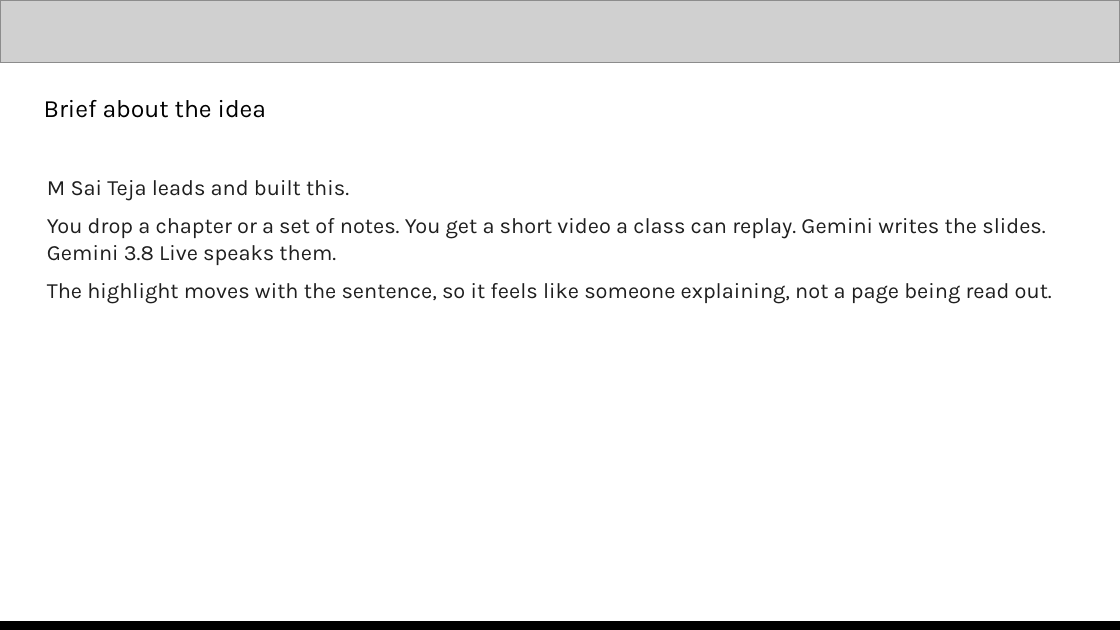
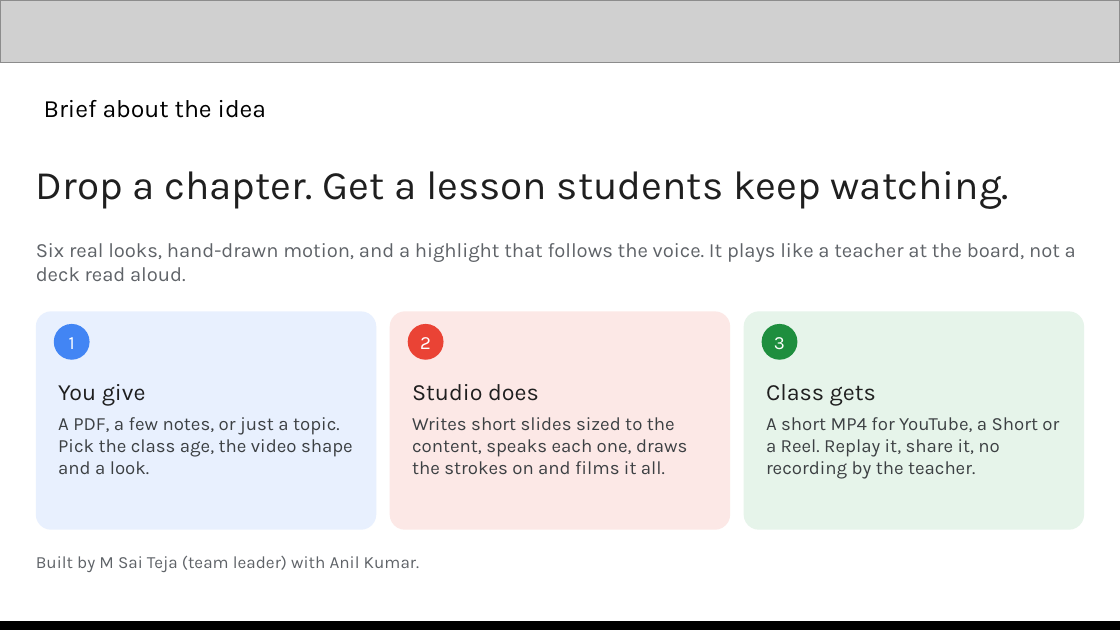
Before and after one commit to saitej123/Gemini-Multimodal-Studio, a slide deck: slide 3 of Template/Out/Multimodal Studio - AI Builder Cup.pptx. Drawn at 1120x630 pixels with LibreOffice and Linux fonts; fonts in the diff are those of the drawing; grey boxes stand for pictures. Boxes give left, top, right and bottom in pixels: in the first picture for what was removed or moved away, otherwise in the second. Text is boxed around its words. In the diff, an @@ line names an element or a change of style, - is before the commit and + after.

```diff
--- a/Template/Out/Multimodal Studio - AI Builder Cup.pptx
+++ b/Template/Out/Multimodal Studio - AI Builder Cup.pptx
@@ text at bbox=[36, 171, 1010, 209]: text changed; size 14 to 26 pt @@
-M Sai Teja leads and built this.
-You drop a chapter or a set of notes. You get a short video a class can replay. Gemini writes the slides. Gemini 3.8 Live speaks them.
-The highlight moves with the sentence, so it feels like someone explaining, not a page being read out.
+Drop a chapter. Get a lesson students keep watching.
@@ text added at bbox=[36, 243, 1076, 281], 13 pt, text #5F6368 @@
+Six real looks, hand-drawn motion, and a highlight that follows the voice. It plays like a teacher at the board, not a deck read aloud.
@@ rounded rectangle added at bbox=[36, 311, 376, 530], fill #E8F0FE, 12 pt, text #3C4043 @@
+You give
+A PDF, a few notes, or just a topic. Pick the class age, the video shape and a look.
@@ ellipse added at bbox=[54, 324, 90, 360], fill #4285F4, 12 pt, text #FFFFFF @@
+1
@@ rounded rectangle added at bbox=[390, 311, 730, 530], fill #FCE8E6, 12 pt, text #3C4043 @@
+Studio does
+Writes short slides sized to the content, speaks each one, draws the strokes on and films it all.
@@ ellipse added at bbox=[408, 324, 444, 360], fill #EA4335, 12 pt, text #FFFFFF @@
+2
@@ rounded rectangle added at bbox=[744, 311, 1084, 530], fill #E6F4EA, 12 pt, text #3C4043 @@
+Class gets
+A short MP4 for YouTube, a Short or a Reel. Replay it, share it, no recording by the teacher.
@@ ellipse added at bbox=[762, 324, 797, 360], fill #1E8E3E, 12 pt, text #FFFFFF @@
+3
@@ text added at bbox=[36, 556, 419, 572], 11 pt, text #5F6368 @@
+Built by M Sai Teja (team leader) with Anil Kumar.
```
Also in this commit, not shown: 8 other slides changed, 3 slides added, 3 slides removed, 13 other files.
